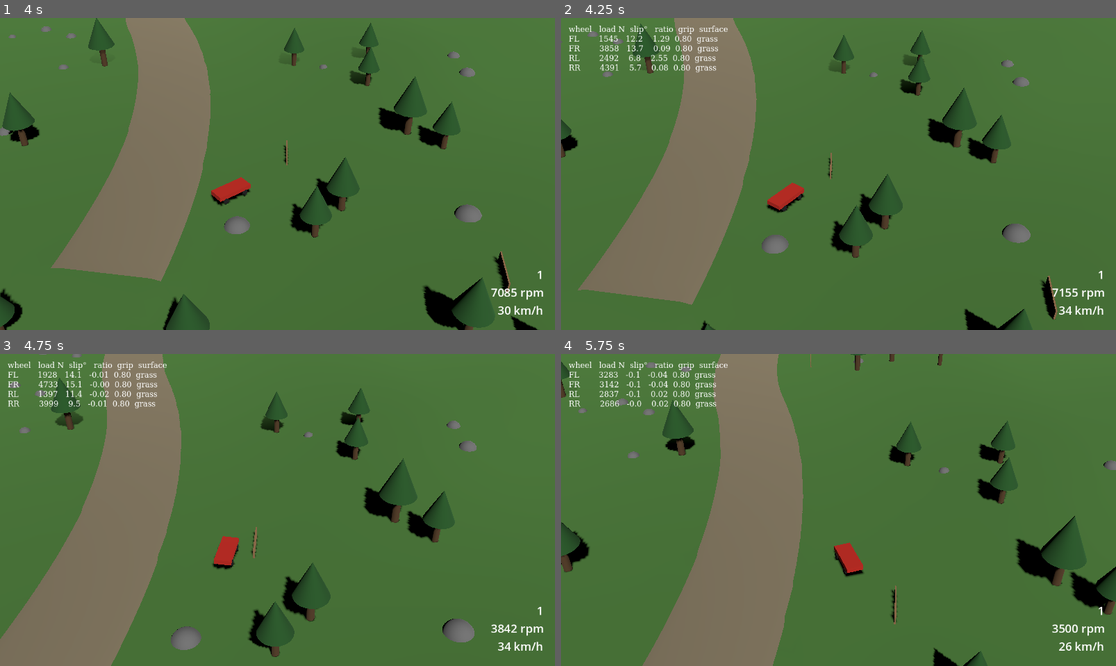
Above: before the commit, frames 1-4 (two rows, left to right).
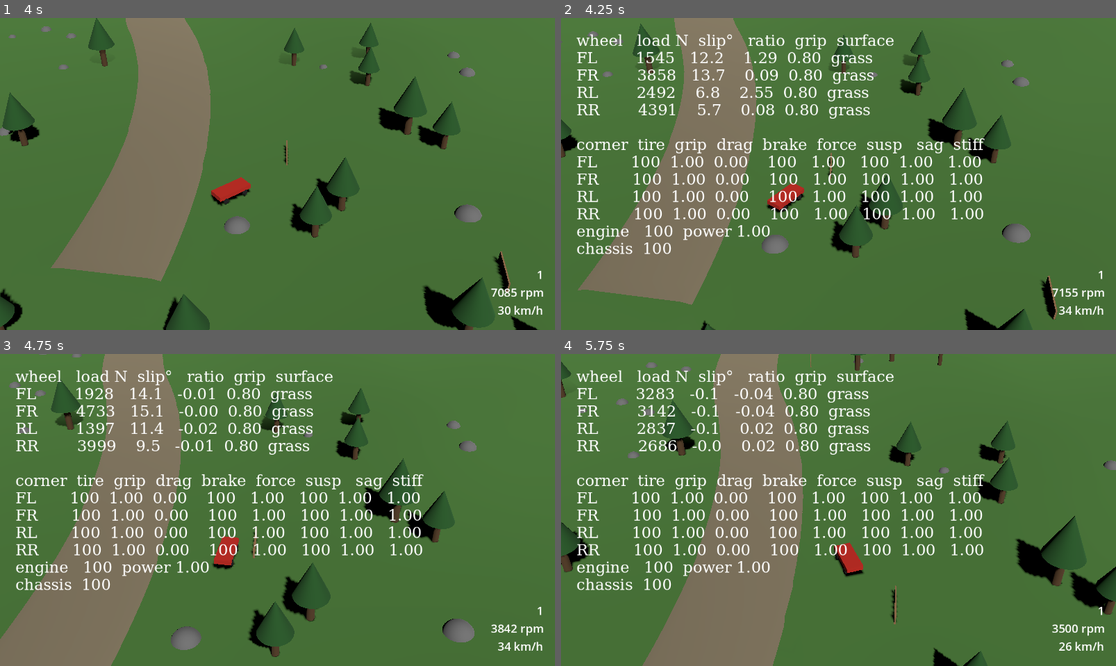
Above: after the commit, the same moments.

Repository: JulianHeissinger/RallyGame
Game: Godot game, scene res://scenes/stage.tscn
Same seed, same stepped clock (60 frames per second), same inputs: the game is played once before the commit and once after it. The project has no main scene, so this scene is started directly.
Inputs:
- Up to frame 1 (4 s): tap Enter at 0.5 s; hold D (steer_right) 0.53-1.28 s; hold W (throttle) 0.53-1.28 s; hold S (brake) 1.28-2.03 s; tap W (throttle) at 1.35, 2.85 s; hold D (steer_right) 2.03-2.78 s; hold W (throttle) 2.03-2.78 s; hold Shift (shift_up) 2.78-3.53 s; hold A (steer_left) from 3.53 s (still down); hold W (throttle) from 3.53 s (still down)
- Up to frame 2 (4.25 s): keep holding A (steer_left); keep holding W (throttle); tap F1 (toggle_debug) at 4.15 s
- Up to frame 3 (4.75 s): keep holding A (steer_left); release W (throttle) at 4.28 s; tap W (throttle) at 4.35 s
- Up to frame 4 (5.75 s): release A (steer_left) at 5.03 s; hold S (brake) from 5.03 s (still down); hold W (throttle) from 5.03 s (still down)

Frame 1 is identical in both runs. In frame 2, 7.8% of the frame differs, in the area x 1-77%, y 2-76%; in frame 3, 7.8%; in frame 4, 7.8%.

Commit message:
feat: show part damage and factors in the debug overlay
Adds per-corner tire, brake and suspension conditions with the grip,
drag, brake, sag and stiffness factors they apply, plus engine power and
chassis. Doubles the overlay font size for readability.

Diff:
--- a/scenes/ui/debug_overlay.tscn
+++ b/scenes/ui/debug_overlay.tscn
@@ -9,7 +9,7 @@
 script = ExtResource("1_overlay")
 
 [node name="Label" type="Label" parent="."]
-offset_left = 16.0
-offset_top = 16.0
+offset_left = 32.0
+offset_top = 32.0
 theme_override_fonts/font = SubResource("SystemFont_mono")
-theme_override_font_sizes/font_size = 16
+theme_override_font_sizes/font_size = 32
--- a/scripts/ui/debug_overlay.gd
+++ b/scripts/ui/debug_overlay.gd
@@ -1,6 +1,7 @@
 class_name DebugOverlay
 extends CanvasLayer
-## F1 handling overlay: per-wheel load, slip angle, slip ratio and surface of the target car.
+## F1 handling overlay: per-wheel load, slip angle, slip ratio and surface of the target car, plus
+## each part's condition and the damage factors it applies.
 
 var car: Car
 
@@ -24,4 +25,15 @@
 		var surface := wheel.surface if wheel.is_grounded else "-"
 		lines.append("%-6s %7.0f %6.1f %7.2f  %4.2f  %s" % [wheel.name.trim_prefix("Wheel"),
 			wheel.normal_load, rad_to_deg(wheel.slip_angle), wheel.slip_ratio, wheel.surface_grip, surface])
+	lines.append("")
+	lines.append("corner  tire  grip  drag  brake  force  susp   sag  stiff")
+	var condition := car.damage.condition
+	for wheel in car.wheels:
+		var corner := wheel.name.trim_prefix("Wheel")
+		var key := corner.to_lower()
+		lines.append("%-6s %5.0f  %4.2f  %4.2f  %5.0f   %4.2f  %4.0f  %4.2f   %4.2f" % [corner,
+			condition["tire_" + key], wheel.grip_factor, wheel.drag, condition["brake_" + key], wheel.brake_factor,
+			condition["suspension_" + key], wheel.rest_factor, wheel.stiffness_factor])
+	lines.append("engine  %4.0f  power %4.2f" % [condition["engine"], car.stats.damage_multiplier.get("max_torque", 1.0)])
+	lines.append("chassis %4.0f" % condition["chassis"])
 	_label.text = "\n".join(lines)
